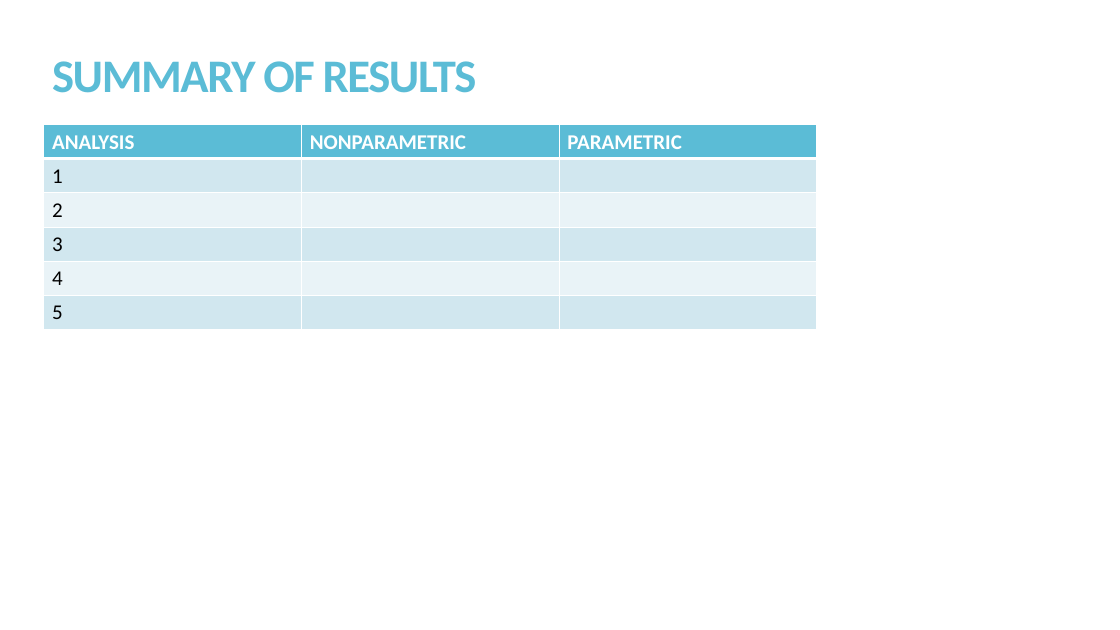
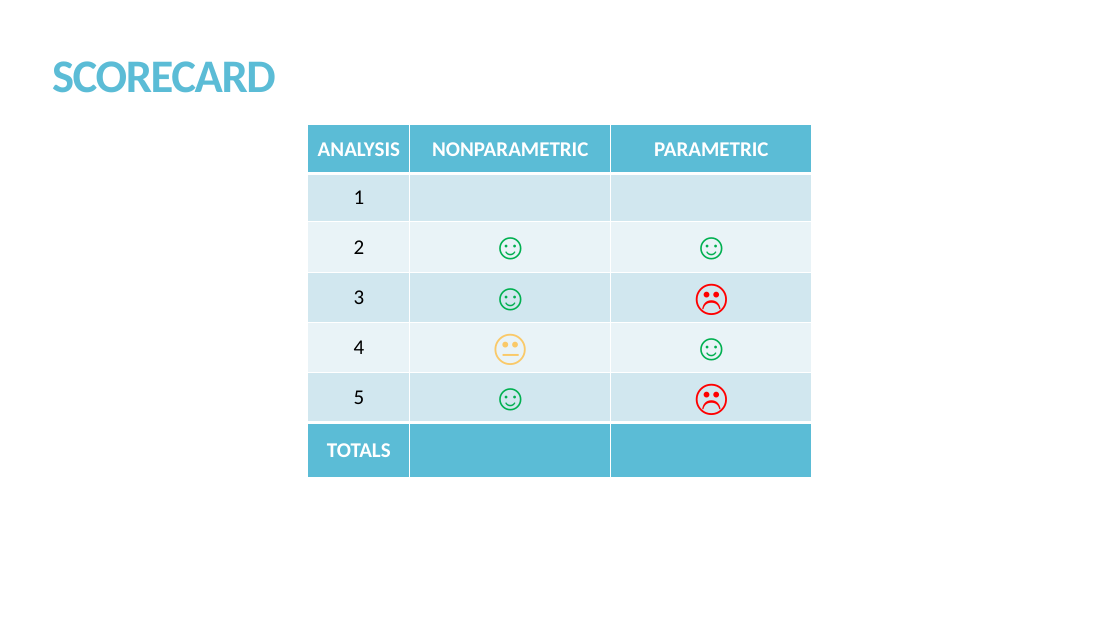
Before and after one commit to kmprioliPROF/MAT_8452_Final_Project, a slide deck: slide 18 of Prioli_Final_Proj.pptx. Drawn at 1120x630 pixels with LibreOffice and Linux fonts; fonts in the diff are those of the drawing. Boxes give left, top, right and bottom in pixels: in the first picture for what was removed or moved away, otherwise in the second. Text is boxed around its words. In the diff, an @@ line names an element or a change of style, - is before the commit and + after.

```diff
--- a/Prioli_Final_Proj.pptx
+++ b/Prioli_Final_Proj.pptx
@@ title at (x1=52, y1=61, x2=276, y2=93): text changed @@
-SUMMARY OF RESULTS
+SCORECARD
@@ table at (x1=308, y1=125, x2=812, y2=488) @@
-row 3: 2 |  | 
-row 4: 3 |  | 
-row 5: 4 |  | 
-row 6: 5 |  | 
+row 3: 2 | ☺ | ☺
+row 4: 3 | ☺ | ☹
+row 5: 4 | 😐 | ☺
+row 6: 5 | ☺ | ☹
+row 7: TOTALS |  | 
@@ table resized from (x1=44, y1=125, x2=818, y2=329) to (x1=308, y1=125, x2=812, y2=488) @@
```
Also in this commit, not shown: 6 other slides changed, 5 slides added, 3 slides removed, 1 other file.
